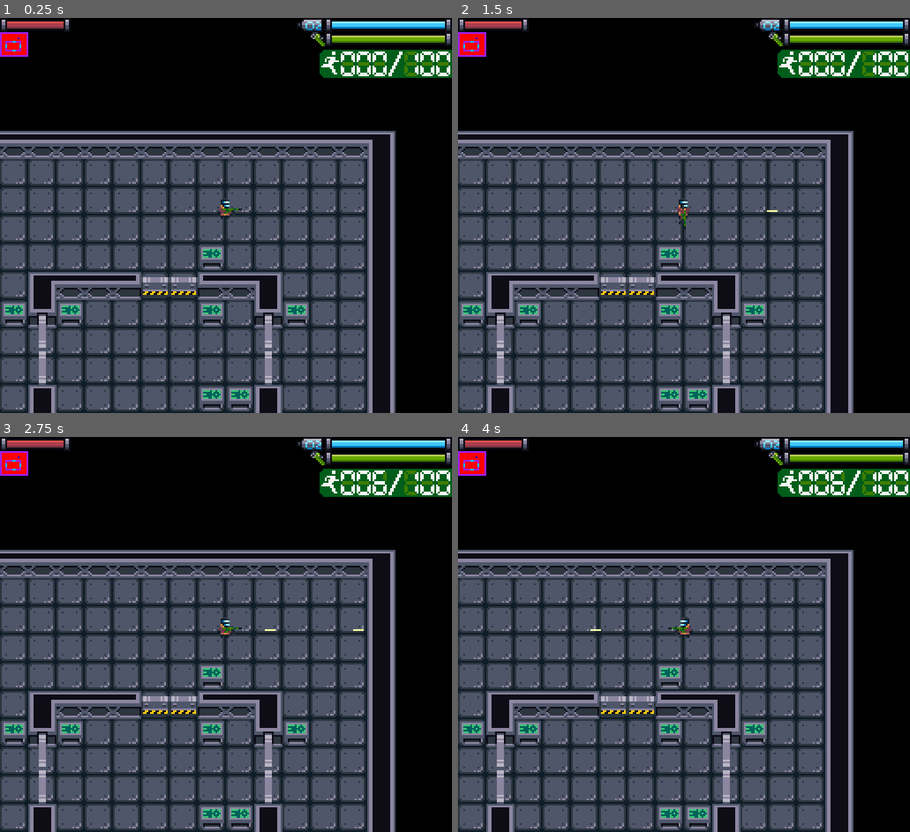
Above: before the commit, frames 1-4 (two rows, left to right).
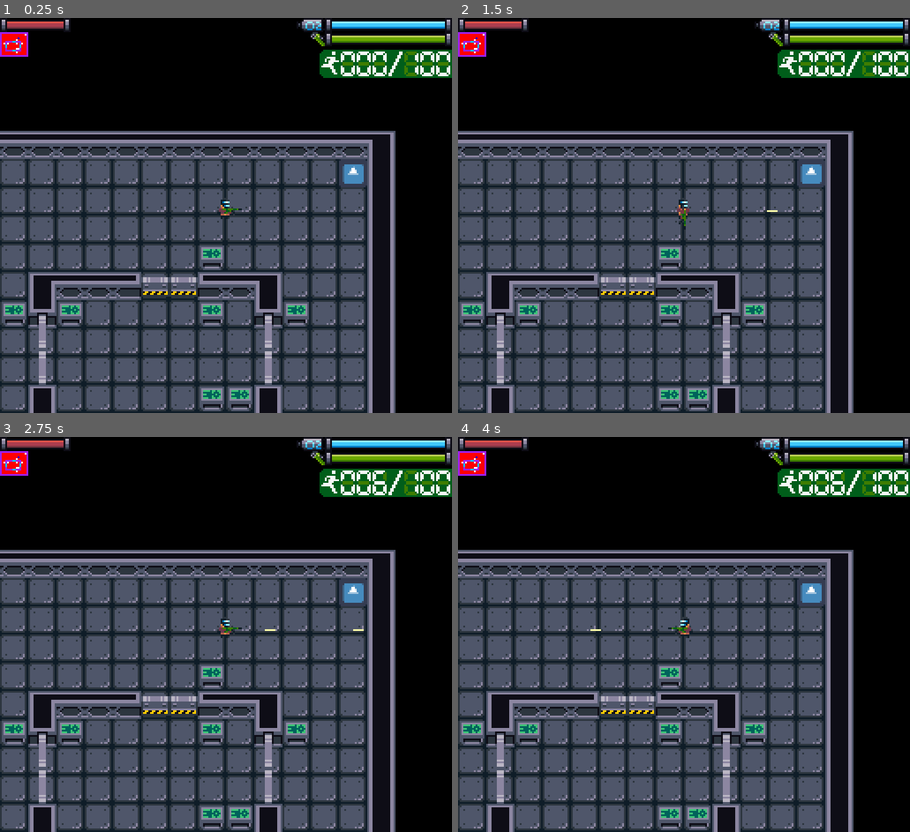
Above: after the commit, the same moments.

Repository: SpaceyLake/Abandon-Ship-LD50
Game: Godot game, scene res://TestWorld.tscn
The game is run twice, just before and just after one commit, with the same random seed, the same clock (stepped at 60 frames per second) and the same inputs. The engine's default icon, where the game draws it, is replaced by a stand-in: a white triangle on a blue panel in a dark square.
Inputs:
- Up to frame 1 (0.25 s): no input
- Up to frame 2 (1.5 s): tap Enter at 0.5 s; hold Right (fire_right) 0.53-1.28 s; tap Space (interact) at 0.6, 1.25, 1.35 s; hold Down (fire_down) from 1.28 s (still down)
- Up to frame 3 (2.75 s): tap Enter at 2 s; release Down (fire_down) at 2.03 s; hold Right (fire_right) from 2.03 s (still down); tap Space (interact) at 2.1 s
- Up to frame 4 (4 s): tap Space (interact) at 2.75, 2.85, 3.6 s; release Right (fire_right) at 2.78 s; hold Up (fire_up) 2.78-3.53 s; tap Enter at 3.5 s; hold Left (fire_left) from 3.53 s (still down)

The runs differ from the first frame. In frame 1, 0.4% of the frame differs, in the area x 0-82%, y 4-43%; in frame 2, 0.4%; in frame 3, 0.4%; in frame 4, 0.4%.

Commit message:
Added hazards and interactable to minimap

Diff:
--- a/ControlPanel/ControlPanel.gd
+++ b/ControlPanel/ControlPanel.gd
@@ -2,6 +2,9 @@
 
 export(NodePath) var _door_path
 onready var _door = get_node(_door_path)
+
+func _ready():
+	add_to_group("ControlPanels")
 
 func _interact():
 	if _door.get_is_open():
--- a/Enemy/EnemySpawner.gd
+++ b/Enemy/EnemySpawner.gd
@@ -8,7 +8,6 @@
 export var _minimum_target : Vector2 = Vector2.ONE * 16
 export var _target_offset : Vector2 = Vector2.ONE * 16
 export var _max_spawned : int = 8
-export var _hullbreach : PackedScene
 var _enemies_spawned : int = 0
 onready var _spawn_timer : Timer = $SpawnTimer
 onready var _hull_damage_timer : Timer = $HullDamageTimer
@@ -42,8 +41,7 @@
 	_influence(bullet_origin)
 	_health -= damage
 	if _health <= 0:
-		var breach = Global.instance_node(_hullbreach, global_position, Global._node_creation_parent)
-		breach._set_spawner(_spawner)
+		_spawner._spawn_breach()
 		queue_free()
 
 func _foam_hit(_repair, _knockback, _bullet_velocity, _bullet_origin):
--- a/HazardSpawner/HazardSpawner.gd
+++ b/HazardSpawner/HazardSpawner.gd
@@ -1,17 +1,29 @@
 extends Node2D
 
 signal _hazard_fixed()
+signal _sync_map(exists, hazard)
 
 export(Array, PackedScene) var hazards
 var _rng = RandomNumberGenerator.new()
+var _hazard_type : int = -1
 
 func _ready():
 	_rng.randomize()
 	add_to_group("Hazard")
 
 func _spawn_hazard():
-	var hazard = Global.instance_node(hazards[_rng.randi_range(0, hazards.size() - 1)], global_position, Global._node_creation_parent)
+	_hazard_type = _rng.randi_range(0, hazards.size() - 1)
+	var hazard = Global.instance_node(hazards[_hazard_type], global_position, Global._node_creation_parent)
 	hazard._set_spawner(self)
+	emit_signal("_sync_map", true, _hazard_type)
 
 func _hazard_fixed():
 	emit_signal("_hazard_fixed")
+	emit_signal("_sync_map", false, _hazard_type)
+	_hazard_type = -1
+
+func _spawn_breach():
+	_hazard_type = 1
+	emit_signal("_sync_map", true, _hazard_type)
+	var breach = Global.instance_node(hazards[_hazard_type], global_position, Global._node_creation_parent)
+	breach._set_spawner(self)
--- a/TestWorld.tscn
+++ b/TestWorld.tscn
@@ -86,10 +86,10 @@
 position = Vector2( 168, 152 )
 _door_path = NodePath("../VDoor2")
 
+[node name="WeaponRack" parent="." instance=ExtResource( 4 )]
+position = Vector2( 232, 24 )
+
 [node name="UI" parent="." instance=ExtResource( 7 )]
 
 [node name="Player" parent="." instance=ExtResource( 1 )]
 position = Vector2( 160, 48 )
-
-[node name="StaticBody2D" parent="." instance=ExtResource( 4 )]
-position = Vector2( 24, 24 )
--- /dev/null
+++ b/UI/BreachMarker.tscn
@@ -0,0 +1,6 @@
+[gd_scene format=2]
+
+[node name="ColorRect" type="ColorRect"]
+margin_right = 1.0
+margin_bottom = 1.0
+color = Color( 0.427451, 0.427451, 0.427451, 1 )
--- /dev/null
+++ b/UI/ControlPanelMarker.tscn
@@ -0,0 +1,5 @@
+[gd_scene format=2]
+
+[node name="ControlPanelMarker" type="ColorRect"]
+margin_right = 1.0
+margin_bottom = 1.0
--- a/UI/Minimap.gd
+++ b/UI/Minimap.gd
@@ -5,9 +5,18 @@
 export var _player_marker_resource : PackedScene
 export var _h_door_marker_resource : PackedScene
 export var _v_door_marker_resource : PackedScene
+export var _weapon_rack_marker_resource : PackedScene
+export var _control_panel_marker_resource : PackedScene
+export var _enemy_spawner_marker_resource : PackedScene
+export var _breach_marker_resource : PackedScene
+export var _background_color : Color = Color.black
+export var _wall_color : Color = Color.purple
+export var _floor_color : Color = Color.red
 var _player_marker : Control
 var _h_door_markers : Array = []
 var _v_door_markers : Array = []
+var _hazard_markers : Array = []
+var _hazard_types : Array = []
 
 func _ready():
 	var world = get_parent().get_parent()
@@ -15,16 +24,16 @@
 	var dynImage = Image.new()
 
 	dynImage.create(_map_size.x, _map_size.y,false,Image.FORMAT_RGB8)
-	dynImage.fill(Color(0, 0, 0, 1))
+	dynImage.fill(_background_color)
 	dynImage.lock()
 
 	var world_floor_positions = world.get_node("Floor").get_used_cells()
 	for cell in world_floor_positions:
-		dynImage.set_pixel(cell.x, cell.y, Color.red)
+		dynImage.set_pixel(cell.x, cell.y, _floor_color)
 
 	var world_walls_positions = world.get_node("Walls").get_used_cells()
 	for cell in world_walls_positions:
-		dynImage.set_pixel(cell.x, cell.y, Color.purple)
+		dynImage.set_pixel(cell.x, cell.y, _wall_color)
 
 	imageTexture.create_from_image(dynImage)
 	_map.texture = imageTexture
@@ -44,6 +53,14 @@
 			object.connect("_sync_map", self, "_sync_v_door", [_v_door_markers.size()])
 			_v_door_markers.append(Global.instance_control_node(_v_door_marker_resource, rect_global_position + (object.global_position/16).floor(), self))
 			pass
+		if object.is_in_group("ControlPanels"):
+			Global.instance_control_node(_control_panel_marker_resource, rect_global_position + (object.global_position/16).floor(), self)
+		if object.is_in_group("WeaponRacks"):
+			Global.instance_control_node(_weapon_rack_marker_resource, rect_global_position + (object.global_position/16).floor(), self)
+		if object.is_in_group("Hazard"):
+			object.connect("_sync_map", self, "_sync_hazard", [_hazard_markers.size(), object.global_position])
+			_hazard_markers.append(null)
+			_hazard_types.append(-1)
 
 func _sync_player(_position):
 	_player_marker.rect_global_position = rect_global_position + (_position/16).floor()
@@ -53,3 +70,23 @@
 
 func _sync_v_door(is_open, index):
 	_v_door_markers[index]._set_open(is_open)
+
+func _sync_hazard(exists, hazard, index, position):
+	if exists:
+		match hazard:
+			0:
+				if _hazard_markers[index] != null:
+					_hazard_markers[index].queue_free()
+					_hazard_markers[index] = null
+				_hazard_markers[index] = Global.instance_control_node(_enemy_spawner_marker_resource, rect_global_position + (position/16).floor(), self)
+			1:
+				if _hazard_markers[index] != null:
+					_hazard_markers[index].queue_free()
+					_hazard_markers[index] = null
+				_hazard_markers[index] = Global.instance_control_node(_breach_marker_resource, rect_global_position + (position/16).floor(), self)
+		_hazard_types[index] = hazard
+	else:
+		if hazard == _hazard_types[index] and _hazard_markers[index] != null:
+			_hazard_markers[index].queue_free()
+			_hazard_markers[index] = null
+			_hazard_types[index] = -1
--- a/UI/UI.tscn
+++ b/UI/UI.tscn
@@ -14,6 +14,10 @@
 [ext_resource path="res://UI/PlayerMarker.tscn" type="PackedScene" id=12]
 [ext_resource path="res://UI/HDoorMarker.tscn" type="PackedScene" id=13]
 [ext_resource path="res://UI/VDoorMarker.tscn" type="PackedScene" id=14]
+[ext_resource path="res://UI/ControlPanelMarker.tscn" type="PackedScene" id=15]
+[ext_resource path="res://UI/WeaponRackMarker.tscn" type="PackedScene" id=16]
+[ext_resource path="res://UI/EnemySpawnerMarker.tscn" type="PackedScene" id=17]
+[ext_resource path="res://UI/BreachMarker.tscn" type="PackedScene" id=18]
 
 [node name="UI" type="CanvasLayer"]
 script = ExtResource( 1 )
@@ -159,6 +163,10 @@
 _player_marker_resource = ExtResource( 12 )
 _h_door_marker_resource = ExtResource( 13 )
 _v_door_marker_resource = ExtResource( 14 )
+_weapon_rack_marker_resource = ExtResource( 16 )
+_control_panel_marker_resource = ExtResource( 15 )
+_enemy_spawner_marker_resource = ExtResource( 17 )
+_breach_marker_resource = ExtResource( 18 )
 
 [node name="Minimap" type="TextureRect" parent="Minimap"]
 margin_right = 40.0
--- /dev/null
+++ b/UI/WeaponRackMarker.tscn
@@ -0,0 +1,5 @@
+[gd_scene format=2]
+
+[node name="WeaponRackMarker" type="ColorRect"]
+margin_right = 1.0
+margin_bottom = 1.0
--- a/WeaponRack/WeaponRack.gd
+++ b/WeaponRack/WeaponRack.gd
@@ -1,4 +1,7 @@
 extends StaticBody2D
+
+func _ready():
+	add_to_group("WeaponRacks")
 
 func _interact():
 	Global._player._swap_weapon()
Not shown: 1 places in UI/UI.tscn that only renumber resources
